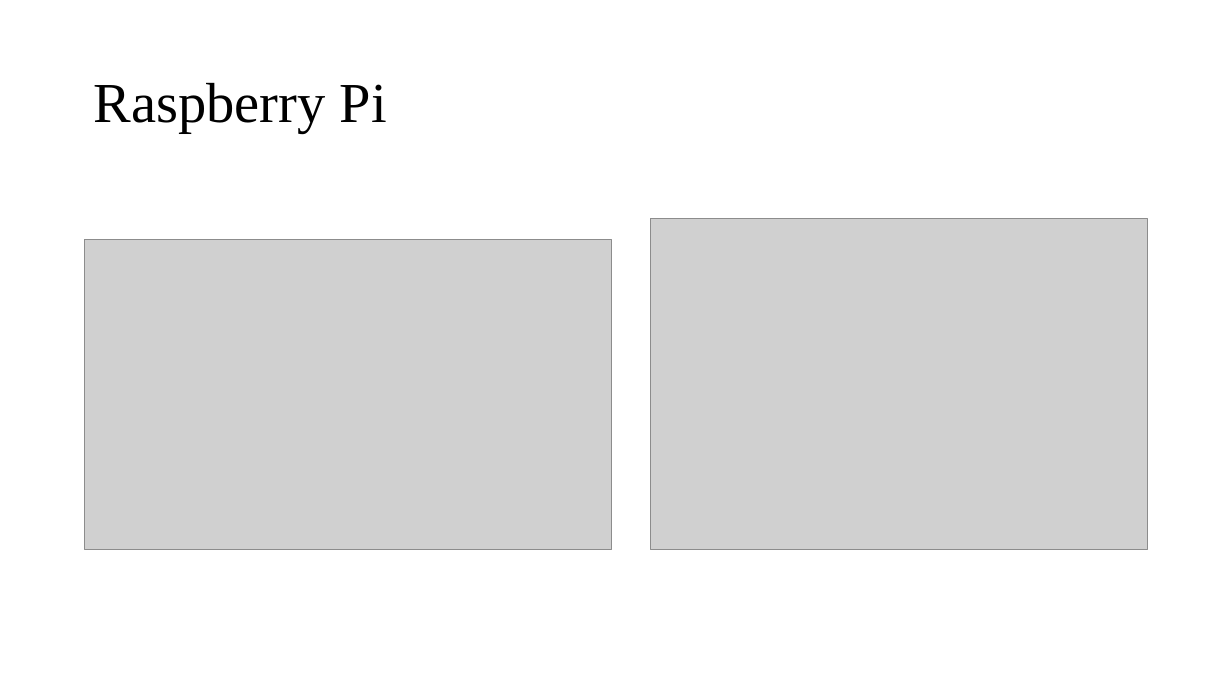
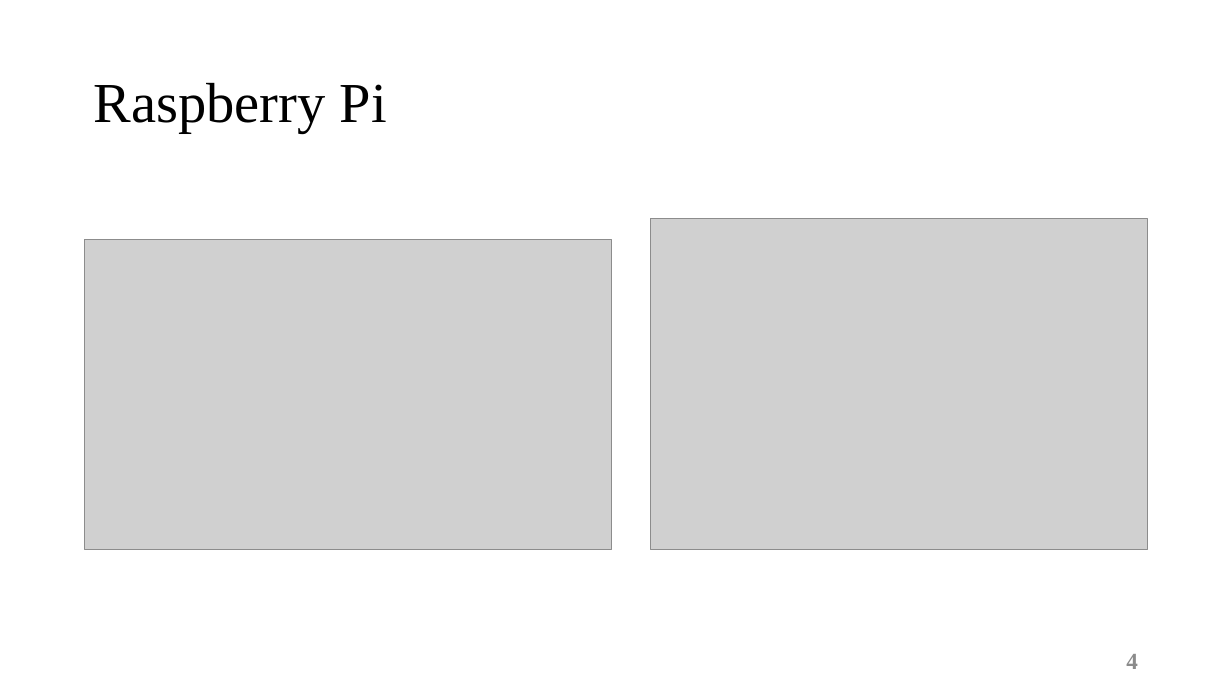
Before and after one commit to sabouri1994/Coursera_IOT_Specialization-, a slide deck: slide 4 of 4-The Raspberry Pi Platform and Python Programming for the Raspberry Pi/Week1/1_ Setup.pptx. Drawn at 1232x693 pixels with LibreOffice and Linux fonts; fonts in the diff are those of the drawing; grey boxes stand for pictures. Boxes give left, top, right and bottom in pixels: in the first picture for what was removed or moved away, otherwise in the second. Text is boxed around its words. In the diff, an @@ line names an element or a change of style, - is before the commit and + after.

Commit message:
Raspberry Pi

```diff
--- a/4-The Raspberry Pi Platform and Python Programming for the Raspberry Pi/Week1/1_ Setup.pptx
+++ b/4-The Raspberry Pi Platform and Python Programming for the Raspberry Pi/Week1/1_ Setup.pptx
@@ page number added at bbox=[1126, 654, 1138, 669], 18 pt, text #8C8C8C, bold @@
+4
```
Also in this commit, not shown: 3 other slides changed, 17 slides added.
